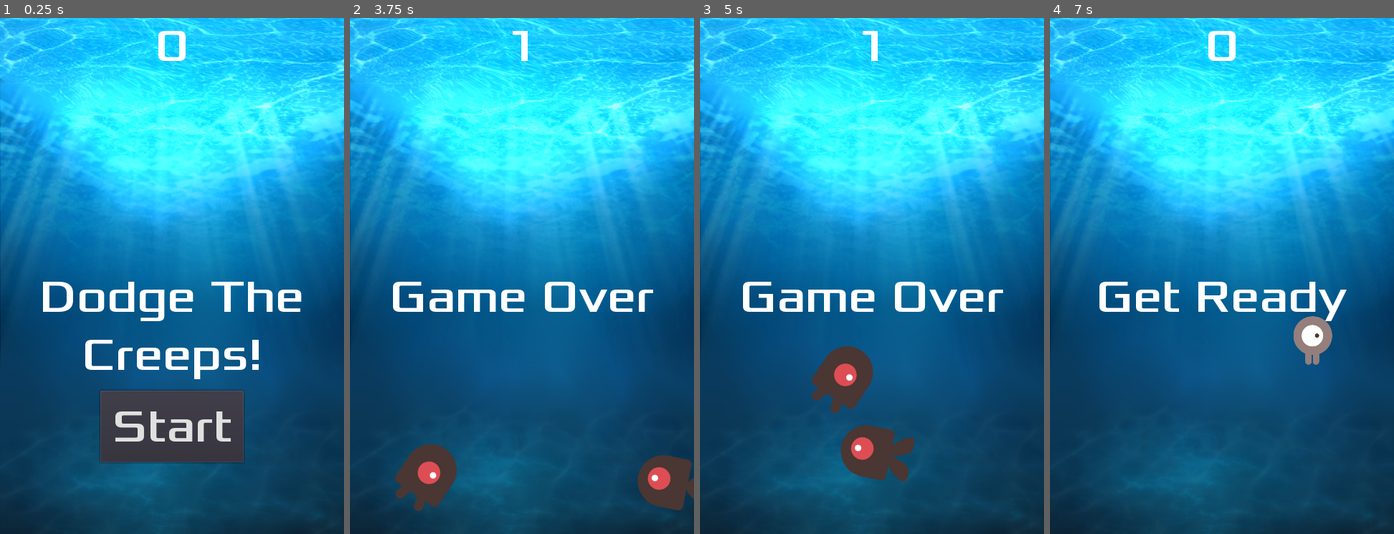
Above: before the commit, frames 1-4 (left to right).
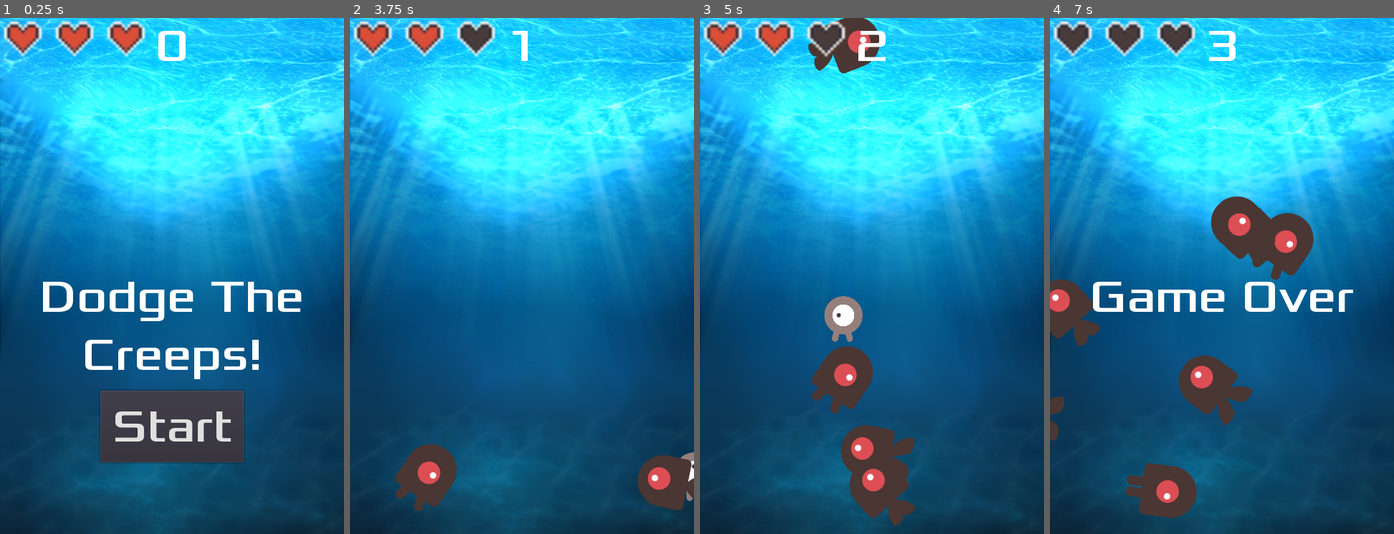
Above: after the commit, the same moments.

Repository: 44351-w22/godot-tutorial-SRitt12
Game: Godot game, scene res://Main.tscn
The game is run twice, just before and just after one commit, with the same random seed, the same clock (stepped at 60 frames per second) and the same inputs.
Inputs:
- Up to frame 1 (0.25 s): no input
- Up to frame 2 (3.75 s): click "Start" at 0.5 s; tap Enter (start_game) at 1.25, 1.35, 2.1, 2.85, 3.6 s; hold Right (ui_right) 1.28-2.03 s; hold Down (ui_down) 2.03-2.78 s; hold Right (ui_right) 2.78-3.53 s; hold Up (ui_up) from 3.53 s (still down)
- Up to frame 3 (5 s): release Up (ui_up) at 4.28 s; hold Left (ui_left) from 4.28 s (still down); tap Enter (start_game) at 4.35 s
- Up to frame 4 (7 s): tap Enter (start_game) at 5.1, 5.85, 6.6 s; release Left (ui_left) at 5.78 s; hold Down (ui_down) 5.78-6.53 s; hold Right (ui_right) from 6.53 s (still down)

The runs differ from the first frame. In frame 1, 1.7% of the frame differs, in the area x 0-43%, y 0-8%; in frame 2, 3.5%; in frame 3, 6.5%; in frame 4, 12%, in the area x 0-89%, y 0-97%.

Commit message:
Add health tracker

Diff:
--- /dev/null
+++ b/HeartContainer.gd
@@ -0,0 +1,11 @@
+extends HBoxContainer
+
+var heart_full = preload("heart_full.png")
+var heart_empty = preload("heart_empty.png")
+
+func update_health(health):
+	for i in get_child_count():
+		if health > i:
+			get_child(i).texture = heart_full
+		else:
+			get_child(i).texture = heart_empty
--- a/Main.gd
+++ b/Main.gd
@@ -2,7 +2,7 @@
 
 export (PackedScene) var Mob
 var score
-
+signal new_game
 
 # Called when the node enters the scene tree for the first time.
 func _ready():
@@ -18,6 +18,8 @@
 
 func new_game():
 	score = 0
+	$Player.health = 3
+	emit_signal("new_game", $Player.health)
 	$Player.start($StartPosition.position)
 	$StartTimer.start()
 	$HUD.update_score(score)
--- a/Main.tscn
+++ b/Main.tscn
@@ -7,6 +7,8 @@
 [ext_resource path="res://dodge_assets/art/gameover.wav" type="AudioStream" id=5]
 [ext_resource path="res://dodge_assets/art/House In a Forest Loop.ogg" type="AudioStream" id=6]
 [ext_resource path="res://underwater.png" type="Texture" id=7]
+[ext_resource path="res://HeartContainer.gd" type="Script" id=8]
+[ext_resource path="res://heart_full.png" type="Texture" id=9]
 
 [sub_resource type="Curve2D" id=1]
 _data = {
@@ -57,7 +59,38 @@
 
 [node name="HUD" parent="." instance=ExtResource( 4 )]
 
-[connection signal="hit" from="Player" to="." method="game_over"]
+[node name="HeartContainer" type="HBoxContainer" parent="HUD"]
+margin_left = 2.0
+margin_top = 1.0
+margin_right = 151.0
+margin_bottom = 41.0
+rect_scale = Vector2( 4, 4 )
+custom_constants/separation = 3
+script = ExtResource( 8 )
+__meta__ = {
+"_edit_use_anchors_": false
+}
+
+[node name="H1" type="TextureRect" parent="HUD/HeartContainer"]
+margin_right = 15.0
+margin_bottom = 40.0
+texture = ExtResource( 9 )
+
+[node name="H2" type="TextureRect" parent="HUD/HeartContainer"]
+margin_left = 18.0
+margin_right = 33.0
+margin_bottom = 40.0
+texture = ExtResource( 9 )
+
+[node name="H3" type="TextureRect" parent="HUD/HeartContainer"]
+margin_left = 36.0
+margin_right = 51.0
+margin_bottom = 40.0
+texture = ExtResource( 9 )
+
+[connection signal="new_game" from="." to="HUD/HeartContainer" method="update_health"]
+[connection signal="death" from="Player" to="." method="game_over"]
+[connection signal="hit" from="Player" to="HUD/HeartContainer" method="update_health"]
 [connection signal="timeout" from="MobTimer" to="." method="_on_MobTimer_timeout"]
 [connection signal="timeout" from="ScoreTimer" to="." method="_on_ScoreTimer_timeout"]
 [connection signal="timeout" from="StartTimer" to="." method="_on_StartTimer_timeout"]
--- a/Player.gd
+++ b/Player.gd
@@ -1,9 +1,11 @@
 extends Area2D
 
-signal hit
+signal hit(health)
+signal death
 
 export var speed = 400
 var screen_size
+var health = 3
 
 
 # Called when the node enters the scene tree for the first time.
@@ -47,9 +49,12 @@
 
 
 func _on_Player_body_entered(body):
-	hide()
-	emit_signal('hit')
-	$CollisionShape2D.set_deferred("disabled", true)
+	health -= 1
+	emit_signal('hit', health)
+	if health == 0:
+		hide()
+		emit_signal('death')
+		$CollisionShape2D.set_deferred("disabled", true)
 
 func start(pos):
 	position = pos
Not shown: 1 places in Main.tscn that only renumber resources
Binary file added: heart_empty.png
Not shown, added: heart_empty.png.import
Binary file added: heart_full.png
Not shown, added: heart_full.png.import
